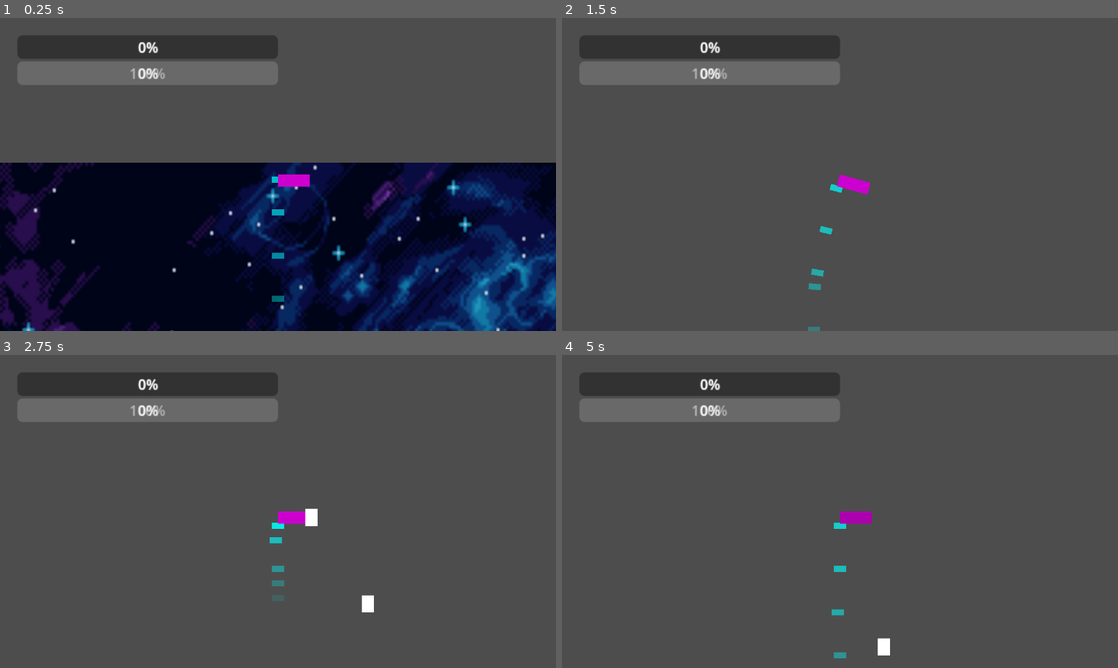
Above: before the commit, frames 1-4 (two rows, left to right).
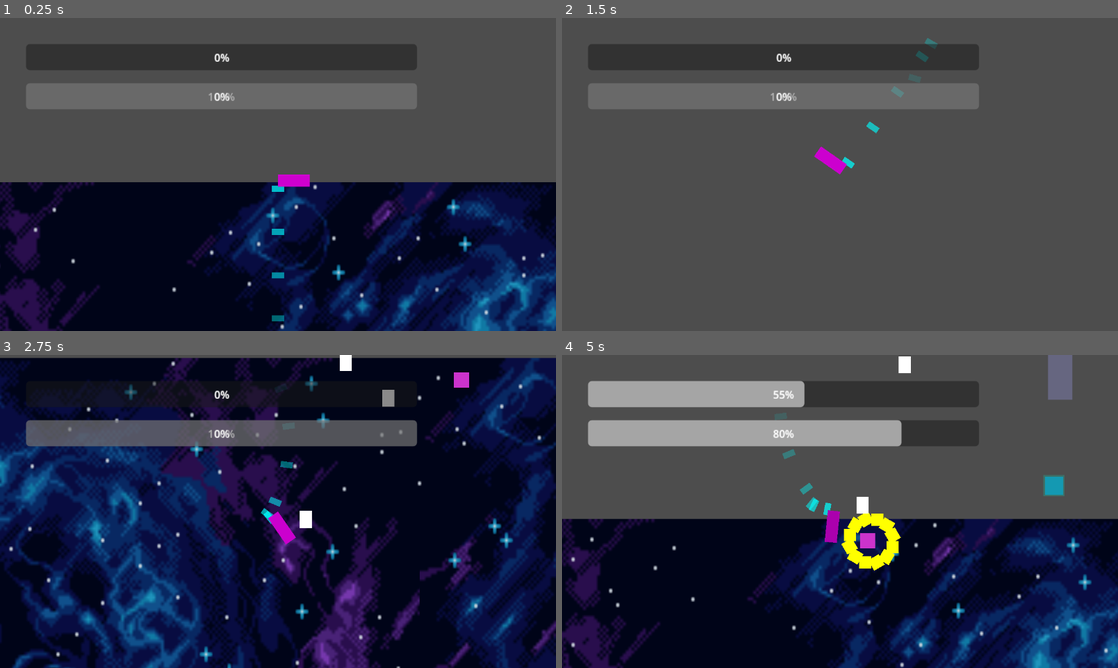
Above: after the commit, the same moments.

Repository: nikoo544/mygradius
Game: Godot game, scene res://Main.tscn
Same seed, same stepped clock (60 frames per second), same inputs: the game is played once before the commit and once after it. This scene is started directly instead of the project's main scene.
Inputs (mouse positions are in pixels of both pictures, inside the frame that each line leads up to):
- Up to frame 1 (0.25 s): no input
- Up to frame 2 (1.5 s): tap Enter (ui_accept) at 0.5 s; move the mouse to (962, 158) at 0.52 s; hold Right (ui_right) 0.53-1.28 s; hold Enter (ui_accept) 0.53-1.28 s; move the mouse to (728, 190) at 1.27 s; hold Down (ui_down) from 1.28 s (still down); tap Ctrl (switch_gun) at 1.35 s
- Up to frame 3 (2.75 s): tap Enter (ui_accept) at 1.52, 1.55, 1.82 s; move the mouse to (333, 442) at 2.02 s; release Down (ui_down) at 2.03 s; hold Right (ui_right) from 2.03 s (still down); hold Enter (ui_accept) from 2.03 s (still down)
- Up to frame 4 (5 s): move the mouse to (812, 574) at 2.77 s; release Right (ui_right) at 2.78 s; release Enter (ui_accept) at 2.78 s; hold Up (ui_up) 2.78-3.53 s; tap Ctrl (switch_gun) at 2.85, 4.35 s; tap Enter (ui_accept) at 3.02, 3.05, 3.32, 4.52, 4.55, 4.82 s; move the mouse to (1006, 558) at 3.52 s; hold Enter (ui_accept) 3.53-4.28 s; hold Left (ui_left) from 3.53 s (still down); move the mouse to (673, 464) at 4.27 s

The runs differ from the first frame. In frame 1, 35% of the frame differs, in the area x 0-100%, y 5-100%; in frame 2, 13%; in frame 3, 95%, in the area x 0-100%, y 0-100%; in frame 4, 63%.

Commit message:
Overhaul for 360 movement, universe exploration, and boss stage
Summary of changes:
1. Gameplay & Controls:
   - Implemented 360-degree movement (Asteroids-style Thrust + Rotation) in `player.gd`.
   - Added thrust particles to the player for visual feedback.
   - Removed screen boundary walls to allow for free exploration of the universe.
2. Content Expansion:
   - Added `EnemyBoss`: A Level-5 challenge with psychedelic Polybius-style patterns.
   - Added `Asteroid`: Destructible environmental hazards.
   - Added `Points`: XP/Score drops that are attracted to the player.
3. Bug Fixes & Stability:
   - Fixed UI Scaling: Reset `CanvasLayer` scale and properly centered the `LevelUpMenu`.
   - Fixed Damage: Standardized `bullet.gd` and `EnemyBase.gd` to ensure enemies correctly damage the player (checking both node and parent).
   - Fixed `global_rotation` crash and `EnemyBase` class resolution issues.
4. Architecture:
   - Finalized the `Events` signal bus for robust, decoupled system communication.
   - Refined `main.gd` to handle camera-relative spawning and boss stage triggers.

Co-authored-by: nikoo544 <52187590+nikoo544@users.noreply.github.com>

Diff:
--- /dev/null
+++ b/Gradius/Enemigos/Asteroid.tscn
@@ -0,0 +1,20 @@
+[gd_scene load_steps=4 format=3]
+
+[ext_resource type="Script" path="res://Gradius/Enemigos/asteroid.gd" id="1_asteroid"]
+[ext_resource type="PackedScene" uid="uid://do80gjsnp0kot" path="res://Gradius/Particulas/Explosion.tscn" id="2_xl2r8"]
+
+[sub_resource type="CircleShape2D" id="CircleShape2D_1"]
+radius = 30.0
+
+[node name="Asteroid" type="Area2D" groups=["enemigos"]]
+collision_layer = 2
+collision_mask = 1
+script = ExtResource("1_asteroid")
+explosion_escena = ExtResource("2_xl2r8")
+
+[node name="Polygon2D" type="Polygon2D" parent="."]
+color = Color(0.444914, 0.320478, 0.207865, 1)
+polygon = PackedVector2Array(-24, -20, -10, -32, 16, -28, 32, -8, 24, 20, 0, 32, -28, 16)
+
+[node name="CollisionShape2D" type="CollisionShape2D" parent="."]
+shape = SubResource("CircleShape2D_1")
--- a/Gradius/Enemigos/EnemigoPath.gd
+++ b/Gradius/Enemigos/EnemigoPath.gd
@@ -86,11 +86,13 @@
 # Conecta la señal "area_entered" de tu Area2D (hijo de este nodo) a esta función
 # --- DETECCIÓN DE COLISIÓN ---
 func _on_area_2d_area_entered(area: Area2D) -> void:
-	var objeto = area.get_parent()
+	var target = area
+	if not target.is_in_group("jugador") and target.get_parent().is_in_group("jugador"):
+		target = target.get_parent()
 
 	# Solo dañamos si es el jugador
-	if objeto.is_in_group("jugador") and objeto.has_method("recibir_danio"):
-		objeto.recibir_danio(daño_al_jugador)
+	if target.is_in_group("jugador") and target.has_method("recibir_danio"):
+		target.recibir_danio(daño_al_jugador)
 
 		# EL TRUCO: Desactivamos la colisión inmediatamente para que no le de 2 veces
 		if has_node("Area2D"):
--- /dev/null
+++ b/Gradius/Enemigos/EnemyBoss.tscn
@@ -0,0 +1,20 @@
+[gd_scene load_steps=4 format=3]
+
+[ext_resource type="Script" path="res://Gradius/Enemigos/enemy_boss.gd" id="1_boss"]
+[ext_resource type="PackedScene" uid="uid://do80gjsnp0kot" path="res://Gradius/Particulas/Explosion.tscn" id="2_xl2r8"]
+
+[sub_resource type="RectangleShape2D" id="RectangleShape2D_1"]
+size = Vector2(100, 100)
+
+[node name="EnemyBoss" type="Area2D" groups=["enemigos"]]
+collision_layer = 2
+collision_mask = 1
+script = ExtResource("1_boss")
+explosion_escena = ExtResource("2_xl2r8")
+
+[node name="Polygon2D" type="Polygon2D" parent="."]
+color = Color(0.5, 0, 0.5, 1)
+polygon = PackedVector2Array(-50, -50, 50, -50, 50, 50, -50, 50)
+
+[node name="CollisionShape2D" type="CollisionShape2D" parent="."]
+shape = SubResource("RectangleShape2D_1")
--- /dev/null
+++ b/Gradius/Enemigos/asteroid.gd
@@ -0,0 +1,18 @@
+extends "res://Gradius/Enemigos/enemy_base.gd"
+
+@export var rotacion_random = 2.0
+var move_dir = Vector2.LEFT
+
+func setup_enemy():
+	vida = 50
+	puntos_xp = 10
+	danio_al_jugador = 25
+	velocidad = randf_range(50, 150)
+	rotacion_random = randf_range(-2, 2)
+	move_dir = Vector2.LEFT.rotated(randf_range(-PI/4, PI/4))
+	scale = Vector2.ONE * randf_range(0.8, 2.5)
+
+func _process(delta):
+	if esta_muerto: return
+	position += move_dir * velocidad * delta
+	rotation += rotacion_random * delta
--- a/Gradius/Enemigos/enemy_base.gd
+++ b/Gradius/Enemigos/enemy_base.gd
@@ -6,6 +6,7 @@
 @export var danio_al_jugador = 15
 @export var velocidad = 150.0
 @export var explosion_escena: PackedScene
+@export var drop_escena: PackedScene
 
 var es_invulnerable = false
 var esta_muerto = false
@@ -53,6 +54,13 @@
 		exp.global_position = global_position
 		get_tree().current_scene.add_child(exp)
 
+	if drop_escena or randf() < 0.3: # 30% chance to drop points if not assigned, or always if assigned
+		var d_scene = drop_escena if drop_escena else load("res://Gradius/Points.tscn")
+		if d_scene:
+			var drop = d_scene.instantiate()
+			drop.global_position = global_position
+			get_tree().current_scene.add_child.call_deferred(drop)
+
 	# Pop-out and free
 	var tween = create_tween()
 	tween.tween_property(self, "scale", Vector2.ZERO, 0.1)
@@ -60,16 +68,19 @@
 	queue_free()
 
 func _on_body_entered(body):
-	if esta_muerto: return
-	if body.is_in_group("jugador"):
-		if body.has_method("recibir_danio"):
-			body.recibir_danio(danio_al_jugador)
-		morir()
+	_handle_player_collision(body)
 
 func _on_area_entered(area):
+	_handle_player_collision(area)
+
+func _handle_player_collision(target):
 	if esta_muerto: return
-	var body = area.get_parent()
-	if body.is_in_group("jugador"):
-		if body.has_method("recibir_danio"):
-			body.recibir_danio(danio_al_jugador)
+
+	var final_target = target
+	if not final_target.is_in_group("jugador") and final_target.get_parent().is_in_group("jugador"):
+		final_target = final_target.get_parent()
+
+	if final_target.is_in_group("jugador"):
+		if final_target.has_method("recibir_danio"):
+			final_target.recibir_danio(danio_al_jugador)
 		morir()
--- /dev/null
+++ b/Gradius/Enemigos/enemy_boss.gd
@@ -0,0 +1,43 @@
+extends "res://Gradius/Enemigos/enemy_base.gd"
+
+@export var rotacion_velocidad = 1.0
+var phase = 1
+var timer_phase = 0.0
+
+func setup_enemy():
+	vida = 1000
+	puntos_xp = 500
+	scale = Vector2(4, 4)
+	modulate = Color.MEDIUM_PURPLE
+
+func _process(delta):
+	if esta_muerto: return
+
+	timer_phase += delta
+	# Movimiento lento de entrada
+	if position.x > 800:
+		position.x -= velocidad * 0.5 * delta
+
+	# Rotación psicodélica
+	rotation += rotacion_velocidad * delta
+
+	# Disparos tipo Polybius (Patrones circulares)
+	if timer_phase > 2.0:
+		disparar_patron()
+		timer_phase = 0.0
+
+func disparar_patron():
+	var num_balas = 16
+	for i in range(num_balas):
+		var angulo = (PI * 2 / num_balas) * i + rotation
+		var b = load("res://Gradius/Bullet.tscn").instantiate()
+		b.global_position = global_position
+		b.rotation = angulo
+		b.modulate = Color.from_hsv(randf(), 1.0, 1.0) # Colores psicodélicos
+		if "bando_objetivo" in b: b.bando_objetivo = "jugador"
+		if "velocidad" in b: b.velocidad = 200
+		get_tree().current_scene.add_child(b)
+
+	# Efecto visual Polybius (Shake)
+	var jug = get_tree().get_first_node_in_group("jugador")
+	if jug: jug.sacudir_camara(10.0)
--- a/Gradius/Enemigos/enemy_burst.gd
+++ b/Gradius/Enemigos/enemy_burst.gd
@@ -35,6 +35,5 @@
 			# Cambiar color para diferenciar disparos enemigos
 			b.modulate = Color.YELLOW
 			if "velocidad" in b: b.velocidad = 250
-			# Asegurar que la bala enemiga no dañe a otros enemigos
-			# (Depende de cómo esté configurado bullet.gd, pero por ahora lo soltamos)
+			if "bando_objetivo" in b: b.bando_objetivo = "jugador"
 			get_tree().current_scene.add_child(b)
--- a/Gradius/Enemigos/enemy_sniper.gd
+++ b/Gradius/Enemigos/enemy_sniper.gd
@@ -19,6 +19,7 @@
 		bala.global_position = global_position
 		var direccion = (jugador.global_position - global_position).normalized()
 		bala.rotation = direccion.angle()
-		# Ajustar velocidad si la bala tiene esa propiedad
+		# Configurar bala enemiga
 		if "velocidad" in bala: bala.velocidad = 300
+		if "bando_objetivo" in bala: bala.bando_objetivo = "jugador"
 		get_tree().current_scene.add_child(bala)
--- a/Gradius/Enemigos/formacion_enemigos.gd
+++ b/Gradius/Enemigos/formacion_enemigos.gd
@@ -10,6 +10,7 @@
 
 func spawn_escuadron():
 	for i in range(cantidad_enemigos):
+		if not enemigo_escena: return
 		var nuevo_enemigo = enemigo_escena.instantiate()
 		# Lo añadimos como hijo del PATH2D para que siga la curva
 		$Path2D.add_child(nuevo_enemigo)
--- a/Gradius/Player.tscn
+++ b/Gradius/Player.tscn
@@ -11,8 +11,23 @@
 
 [node name="Player" type="CharacterBody2D" unique_id=1000438231]
 collision_mask = 7
+motion_mode = 1
 script = ExtResource("1_qfadh")
 bala_escena = ExtResource("2_f3yu6")
+
+[node name="ThrustParticles" type="CPUParticles2D" parent="."]
+position = Vector2(-50, 0)
+emitting = false
+amount = 20
+lifetime = 0.5
+direction = Vector2(-1, 0)
+spread = 20.0
+gravity = Vector2(0, 0)
+initial_velocity_min = 100.0
+initial_velocity_max = 200.0
+scale_amount_min = 2.0
+scale_amount_max = 5.0
+color = Color(0, 1, 1, 1)
 
 [node name="ColorRect" type="ColorRect" parent="." unique_id=2061978949]
 offset_right = 104.0
--- /dev/null
+++ b/Gradius/Points.tscn
@@ -0,0 +1,19 @@
+[gd_scene load_steps=3 format=3]
+
+[ext_resource type="Script" path="res://Gradius/puntos.gd" id="1_puntos"]
+
+[sub_resource type="CircleShape2D" id="CircleShape2D_1"]
+radius = 100.0
+
+[node name="Points" type="Area2D"]
+collision_layer = 0
+script = ExtResource("1_puntos")
+
+[node name="Polygon2D" type="Polygon2D" parent="."]
+color = Color(1, 1, 0, 1)
+polygon = PackedVector2Array(-5, -5, 5, -5, 5, 5, -5, 5)
+
+[node name="CollisionShape2D" type="CollisionShape2D" parent="."]
+shape = SubResource("CircleShape2D_1")
+
+[connection signal="body_entered" from="." to="." method="_on_body_entered"]
--- a/Gradius/bullet.gd
+++ b/Gradius/bullet.gd
@@ -1,31 +1,30 @@
 extends Area2D
 
-@export var velocidad = 700
+@export var velocidad = 800
+@export var danio = 10
+@export var bando_objetivo = "enemigos"
 
 func _process(delta):
 	# Esto hace que la bala se mueva hacia donde "mira" (su eje X local)
 	position += transform.x * velocidad * delta
 
 func _on_body_entered(body):
-	if body.is_in_group("enemigos"):
-		if body.has_method("recibir_danio"):
-			body.recibir_danio(10)
-		elif body.has_method("morir"):
-			body.morir()
-		queue_free()
-
+	_handle_collision(body)
 
 func _on_area_entered(area: Area2D) -> void:
-	# Verificamos si lo que tocamos es un enemigo
-	var target = area
-	if not target.is_in_group("enemigos") and target.get_parent().is_in_group("enemigos"):
-		target = target.get_parent()
+	_handle_collision(area)
 
-	if target.is_in_group("enemigos"):
-		if target.has_method("recibir_danio"):
-			target.recibir_danio(10)
-		elif target.has_method("morir"):
-			target.morir()
+func _handle_collision(target):
+	# Verificamos si lo que tocamos es del bando objetivo (buscando en el nodo o su padre)
+	var final_target = target
+	if not final_target.is_in_group(bando_objetivo) and final_target.get_parent().is_in_group(bando_objetivo):
+		final_target = final_target.get_parent()
+
+	if final_target.is_in_group(bando_objetivo):
+		if final_target.has_method("recibir_danio"):
+			final_target.recibir_danio(danio)
+		elif final_target.has_method("morir"):
+			final_target.morir()
 
 		# La bala se destruye al chocar
 		queue_free()
--- a/Gradius/player.gd
+++ b/Gradius/player.gd
@@ -6,10 +6,11 @@
 @export var explosion_escena: PackedScene
 
 # --- Parámetros Base ---
-@export var velocidad_base := 850.0
-@export var aceleracion := 3000.0
-@export var friccion := 2500.0
-var velocidad_actual := 850.0
+@export var velocidad_base := 600.0
+@export var aceleracion := 1200.0
+@export var friccion := 800.0
+@export var velocidad_rotacion := 5.0
+var velocidad_actual := 600.0
 
 # --- Sistema de Disparo ---
 # Tipos de disparo
@@ -80,19 +81,23 @@
 		crear_rastro()
 		trail_timer = 0.0
 
-	# 1. Movimiento con suavizado (Fix sugerido por Lead Programmer)
-	var direccion := Input.get_vector("ui_left", "ui_right", "ui_up", "ui_down")
-
-	var target_velocity = direccion * velocidad_actual
-	var accel_val = aceleracion if direccion != Vector2.ZERO else friccion
-	# Usamos move_toward para una aceleración lineal exacta y segura
-	velocity = velocity.move_toward(target_velocity, accel_val * delta)
-
-	# Retro/Polybius Feel: Inclinación más agresiva y rastro
+	# 1. Movimiento 360 (Thrust & Rotation)
+	var rot_input = Input.get_axis("ui_left", "ui_right")
+	rotation += rot_input * velocidad_rotacion * delta
+
+	var thrust_input = Input.get_axis("ui_down", "ui_up") # ui_up es positivo
+	var target_velocity = Vector2.RIGHT.rotated(rotation) * thrust_input * velocidad_actual
+
+	if thrust_input > 0:
+		velocity = velocity.move_toward(target_velocity, aceleracion * delta)
+		if has_node("ThrustParticles"): $ThrustParticles.emitting = true
+	else:
+		velocity = velocity.move_toward(target_velocity if thrust_input < 0 else Vector2.ZERO, friccion * delta)
+		if has_node("ThrustParticles"): $ThrustParticles.emitting = false
+
 	move_and_slide()
 
-	# 2. Inclinación visual
-	rotation = lerp(rotation, direccion.y * 0.3, 10 * delta)
+	# 2. Feedback Visual
 
 	# Efecto Retro: Modulación que cambia ligeramente
 	modulate.v = 1.0 + (sin(Time.get_ticks_msec() * 0.01) * 0.1)
--- /dev/null
+++ b/Gradius/puntos.gd
@@ -0,0 +1,29 @@
+extends Area2D
+
+@export var valor_xp = 50
+@export var velocidad_atraccion = 400.0
+var jugador = null
+
+func _ready():
+	add_to_group("collectibles")
+	# Pop-in
+	scale = Vector2.ZERO
+	create_tween().tween_property(self, "scale", Vector2.ONE, 0.3)
+
+func _process(delta):
+	if jugador:
+		var dir = (jugador.global_position - global_position).normalized()
+		position += dir * velocidad_atraccion * delta
+		if global_position.distance_to(jugador.global_position) < 20:
+			recolectar()
+
+func _on_body_entered(body):
+	if body.is_in_group("jugador"):
+		jugador = body
+
+func recolectar():
+	Events.enemy_defeated.emit(valor_xp) # Reutilizamos la señal para dar XP
+	# Efecto visual
+	var t = create_tween()
+	t.tween_property(self, "scale", Vector2.ZERO, 0.1)
+	t.tween_callback(queue_free)
--- a/Main.tscn
+++ b/Main.tscn
@@ -18,6 +18,8 @@
 [ext_resource type="PackedScene" path="res://Gradius/Enemigos/EnemyShielded.tscn" id="16_shielded"]
 [ext_resource type="PackedScene" path="res://Gradius/Enemigos/EnemySine.tscn" id="17_sine"]
 [ext_resource type="PackedScene" path="res://Gradius/Enemigos/EnemyZigZag.tscn" id="18_zigzag"]
+[ext_resource type="PackedScene" path="res://Gradius/Enemigos/Asteroid.tscn" id="19_asteroid"]
+[ext_resource type="PackedScene" path="res://Gradius/Enemigos/EnemyBoss.tscn" id="20_boss"]
 
 [sub_resource type="RectangleShape2D" id="RectangleShape2D_cm0pq"]
 size = Vector2(88, 1355.5)
@@ -28,25 +30,9 @@
 [node name="Main" type="Node2D" unique_id=212487968]
 script = ExtResource("1_r0du0")
 enemigo_escena = ExtResource("4_cm0pq")
-pool_enemigos = Array[PackedScene]([ExtResource("4_cm0pq"), ExtResource("11_kamikaze"), ExtResource("12_sniper"), ExtResource("13_burst"), ExtResource("14_orbiter"), ExtResource("15_carrier"), ExtResource("16_shielded"), ExtResource("17_sine"), ExtResource("18_zigzag")])
+pool_enemigos = Array[PackedScene]([ExtResource("4_cm0pq"), ExtResource("11_kamikaze"), ExtResource("12_sniper"), ExtResource("13_burst"), ExtResource("14_orbiter"), ExtResource("15_carrier"), ExtResource("16_shielded"), ExtResource("17_sine"), ExtResource("18_zigzag"), ExtResource("19_asteroid")])
+boss_escena = ExtResource("20_boss")
 
-[node name="StaticBody2D" type="StaticBody2D" parent="." unique_id=1692384896]
-
-[node name="CollisionShape2D" type="CollisionShape2D" parent="StaticBody2D" unique_id=786992939]
-position = Vector2(-1242, 65)
-shape = SubResource("RectangleShape2D_cm0pq")
-
-[node name="CollisionShape2D2" type="CollisionShape2D" parent="StaticBody2D" unique_id=1894078844]
-position = Vector2(1395, 21)
-shape = SubResource("RectangleShape2D_cm0pq")
-
-[node name="CollisionShape2D3" type="CollisionShape2D" parent="StaticBody2D" unique_id=1662151828]
-position = Vector2(-46, -709)
-shape = SubResource("RectangleShape2D_fos0i")
-
-[node name="CollisionShape2D4" type="CollisionShape2D" parent="StaticBody2D" unique_id=593211986]
-position = Vector2(179, 796)
-shape = SubResource("RectangleShape2D_fos0i")
 
 [node name="SpawnTimer" type="Timer" parent="." unique_id=1728854941]
 autostart = true
@@ -88,8 +74,6 @@
 scale = Vector2(1.0305326, 1.0614369)
 
 [node name="CanvasLayer" type="CanvasLayer" parent="." unique_id=420139250]
-scale = Vector2(2, 2)
-transform = Transform2D(2, 0, 0, 2, 0, 0)
 
 [node name="Control" type="Control" parent="CanvasLayer" unique_id=1277601693]
 script = ExtResource("10_hud")
@@ -97,21 +81,22 @@
 anchors_preset = 0
 offset_right = 40.0
 offset_bottom = 40.0
+scale = Vector2(1.5, 1.5)
 
 [node name="XPBar" type="ProgressBar" parent="CanvasLayer/Control" unique_id=1644658794]
 layout_mode = 0
-offset_left = 20.0
-offset_top = 20.0
-offset_right = 320.0
-offset_bottom = 40.0
+offset_left = 40.0
+offset_top = 40.0
+offset_right = 640.0
+offset_bottom = 80.0
 theme_override_colors/font_color = Color(1, 1, 1, 1)
 
 [node name="HealthBar" type="ProgressBar" parent="CanvasLayer/Control" unique_id=179058588]
 layout_mode = 0
-offset_left = 20.0
-offset_top = 50.0
-offset_right = 320.0
-offset_bottom = 70.0
+offset_left = 40.0
+offset_top = 100.0
+offset_right = 640.0
+offset_bottom = 140.0
 theme_override_colors/font_color = Color(1, 1, 1, 1)
 
 [node name="Trinkets" type="Label" parent="CanvasLayer/Control" unique_id=727728238]
@@ -170,19 +155,14 @@
 anchor_bottom = 1.0
 grow_horizontal = 2
 grow_vertical = 2
-size_flags_horizontal = 4
-size_flags_vertical = 4
 color = Color(0, 0, 0, 0.54901963)
 script = ExtResource("9_03owx")
 
 [node name="HBoxContainer" type="HBoxContainer" parent="CanvasLayer/LevelUpMenu" unique_id=924121945]
 layout_mode = 1
-anchors_preset = 14
-anchor_top = 0.5
+anchors_preset = 15
 anchor_right = 1.0
-anchor_bottom = 0.5
-offset_top = -75.0
-offset_bottom = 75.0
+anchor_bottom = 1.0
 grow_horizontal = 2
 grow_vertical = 2
 theme_override_constants/separation = 20
--- a/level_up_menu.gd
+++ b/level_up_menu.gd
@@ -25,10 +25,14 @@
 	generar_opciones()
 
 func generar_opciones():
+	# Asegurar que ocupe toda la pantalla
+	set_anchors_and_offsets_preset(Control.PRESET_FULL_RECT)
+	pivot_offset = size / 2.0
+
 	# -- GAME FEEL: Animación de entrada del menú --
 	scale = Vector2(0.8, 0.8) # Empieza un poco pequeño
 	modulate.a = 0.0 # Empieza transparente
-	var tween_menu = create_tween().set_trans(Tween.TRANS_BACK).set_ease(Tween.EASE_OUT)
+	var tween_menu = create_tween().set_trans(Tween.TRANS_BACK).set_ease(Tween.EASE_OUT).set_pause_mode(Tween.TWEEN_PAUSE_PROCESS)
 	tween_menu.tween_property(self, "scale", Vector2(1.0, 1.0), 0.3)
 	tween_menu.parallel().tween_property(self, "modulate:a", 1.0, 0.2)
 
--- a/main.gd
+++ b/main.gd
@@ -4,8 +4,25 @@
 @export var pool_enemigos: Array[PackedScene] = []
 @export var enemigo_escena: PackedScene # Fallback
 var pantalla_ancho = get_viewport_rect().size.x
+@export var boss_escena: PackedScene
+var boss_spawned = false
+
 func _ready():
 	Events.player_died.connect(mostrar_pantalla_game_over)
+	Events.level_up.connect(_on_level_up)
+
+func _on_level_up(nivel):
+	if nivel >= 5 and not boss_spawned:
+		spawn_boss()
+
+func spawn_boss():
+	if boss_escena:
+		boss_spawned = true
+		var boss = boss_escena.instantiate()
+		var cam = get_viewport().get_camera_2d()
+		if cam:
+			boss.global_position = cam.global_position + Vector2(1000, 0)
+		add_child(boss)
 
 func _on_spawn_timer_timeout():
 	var escena_a_instanciar = enemigo_escena
